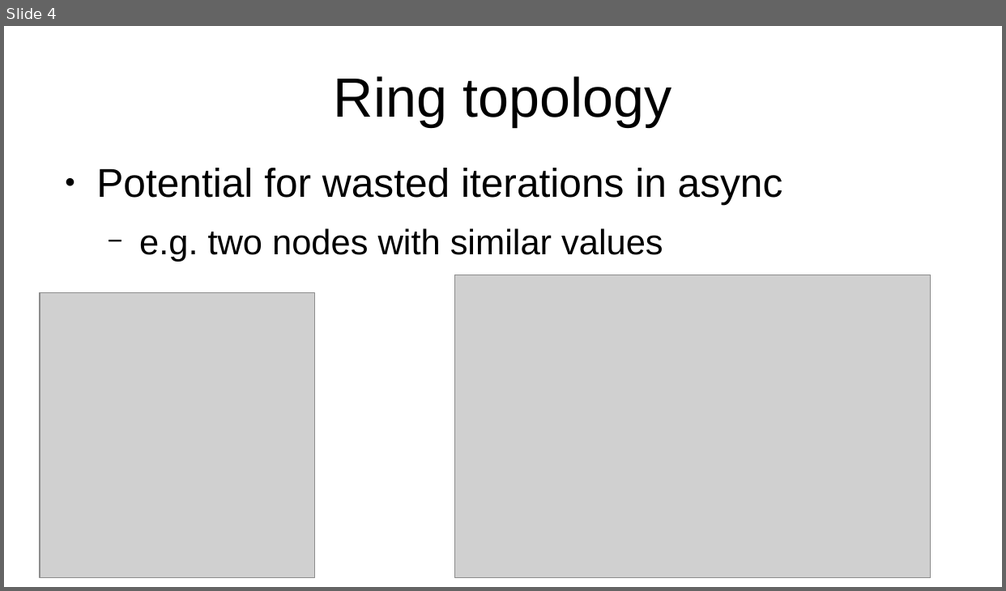
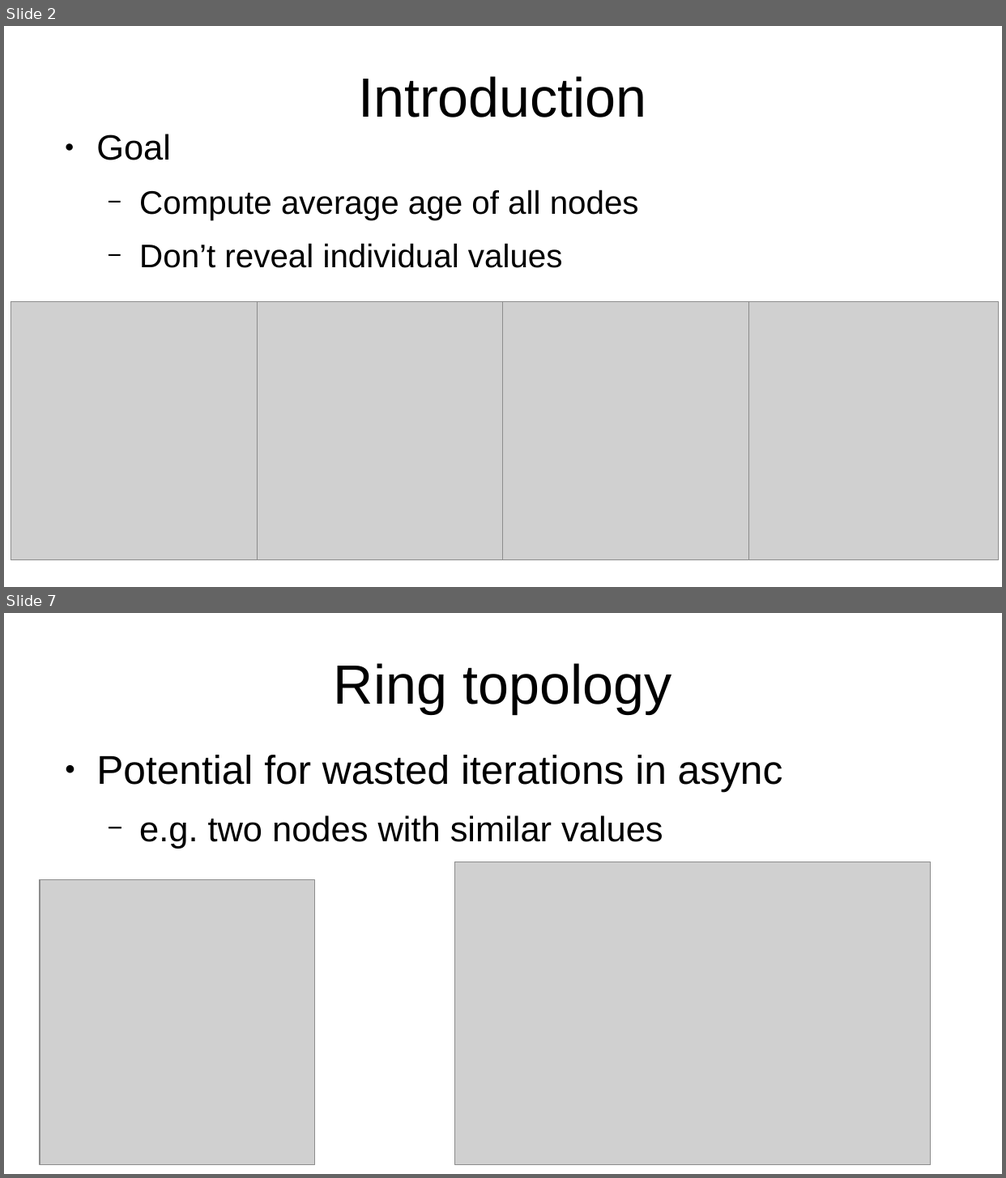
Before and after one commit to MortenMunk/PE-capstone, a slide deck: presentation.odp. Shown one above the other, each under a label of ours: slide 4 before the commit, slides 2 and 7 after it; the slides between them are not shown. The pictures are 1006x591 and 1006x1178 pixels, drawn with LibreOffice and Linux fonts; fonts in the diff are those of the drawing; grey boxes stand for pictures. Boxes give left, top, right and bottom in pixels: in the first picture for what was removed or moved away, otherwise in the second. Text is boxed around its words. In the diff, an @@ line names an element or a change of style, - is before the commit and + after.

```diff
--- a/presentation.odp
+++ b/presentation.odp
@@ slide 2 added at (4, 26, 1002, 587), background #FFFFFF @@
@@ title added at (358, 76, 647, 118), 44 pt, text #000000 @@
+Introduction
@@ text added at (96, 134, 639, 268), 26 pt, text #000000 @@
+● Goal
+  − Compute average age of all nodes
+  − Don’t reveal individual values
@@ picture added at (11, 302, 262, 561) @@
@@ picture added at (258, 302, 508, 561) @@
@@ picture added at (503, 302, 753, 561) @@
@@ picture added at (749, 302, 999, 561) @@
@@ what was slide 4 is now slide 7 @@
```
Also in this commit, not shown: 5 slides changed, 5 other slides added, 2 slides removed, 6 other files.
